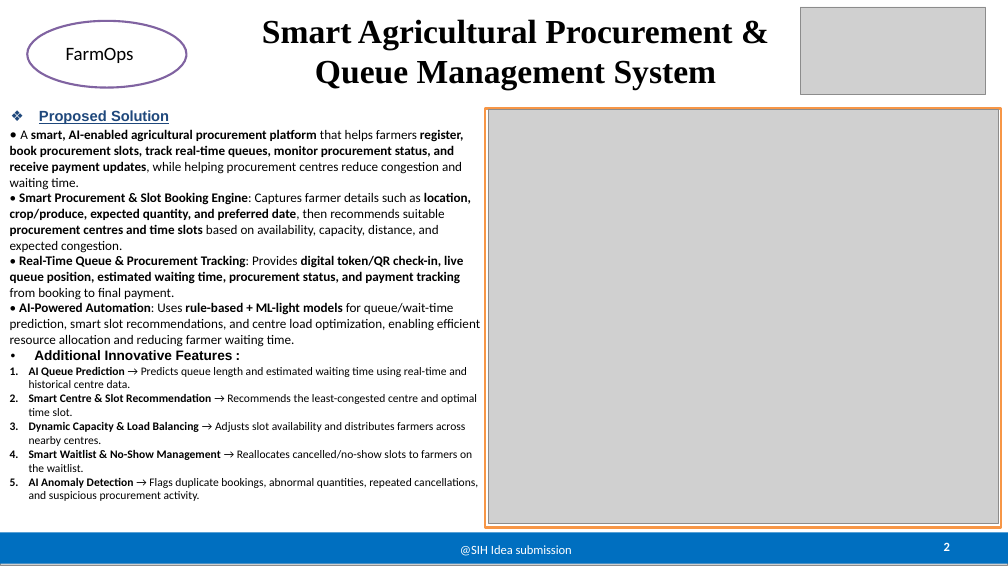
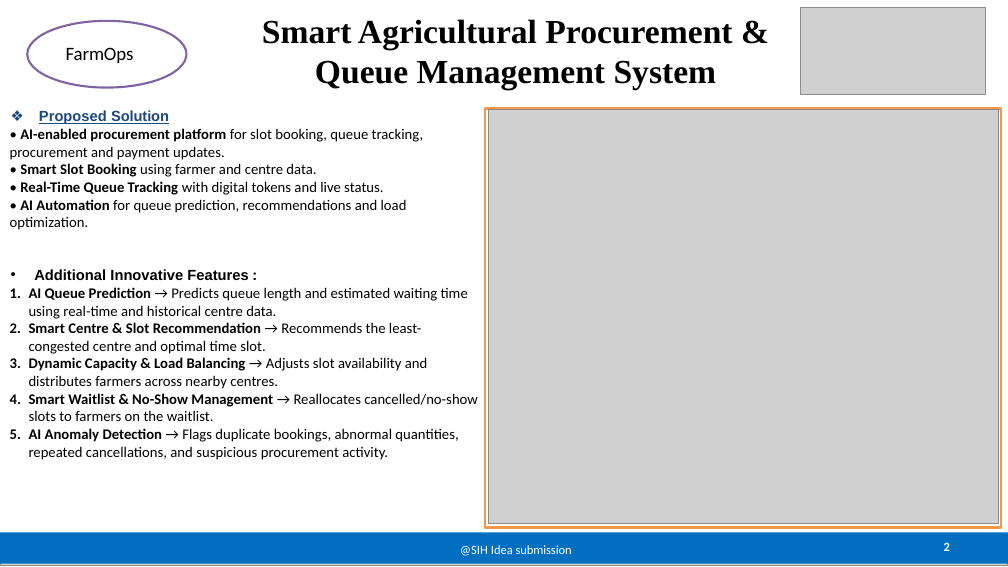
Before and after one commit to abdullahkapadia/Smart_India_Hackathon_2026, a slide deck: slide 2 of SIH2026-IDEA-Presentation-Format-1.pptx. Drawn at 1008x567 pixels with LibreOffice and Linux fonts; fonts in the diff are those of the drawing; grey boxes stand for pictures. Boxes give left, top, right and bottom in pixels: in the first picture for what was removed or moved away, otherwise in the second. Text is boxed around its words. In the diff, an @@ line names an element or a change of style, - is before the commit and + after.

```diff
--- a/SIH2026-IDEA-Presentation-Format-1.pptx
+++ b/SIH2026-IDEA-Presentation-Format-1.pptx
@@ text at [10, 128, 424, 230]: text changed; size 12.5 to 14 pt; bold off @@
-• A smart, AI-enabled agricultural procurement platform that helps farmers register, book procurement slots, track real-time queues, monitor procurement status, and receive payment updates, while helping procurement centres reduce congestion and waiting time.
-• Smart Procurement & Slot Booking Engine: Captures farmer details such as location, crop/produce, expected quantity, and preferred date, then recommends suitable procurement centres and time slots based on availability, capacity, distance, and expected congestion.
-• Real-Time Queue & Procurement Tracking: Provides digital token/QR check-in, live queue position, estimated waiting time, procurement status, and payment tracking from booking to final payment.
-• AI-Powered Automation: Uses rule-based + ML-light models for queue/wait-time prediction, smart slot recommendations, and centre load optimization, enabling efficient resource allocation and reducing farmer waiting time.
+• AI-enabled procurement platform for slot booking, queue tracking, procurement and payment updates.
+• Smart Slot Booking using farmer and centre data.
+• Real-Time Queue Tracking with digital tokens and live status.
+• AI Automation for queue prediction, recommendations and load optimization.
@@ text at [29, 269, 478, 460]: size 13 to 14 pt in "Additional Innovative Features :"; size 11 to 14 pt in "AI Queue Prediction → Predicts queue length ...", "Smart Centre & Slot Recommendation → Recommends ...", "Dynamic Capacity & Load Balancing → Adjusts ...", "Smart Waitlist & No-Show Management → Reallocates ..." and 1 more places @@
```
Also in this commit, not shown: 1 other slide changed.
